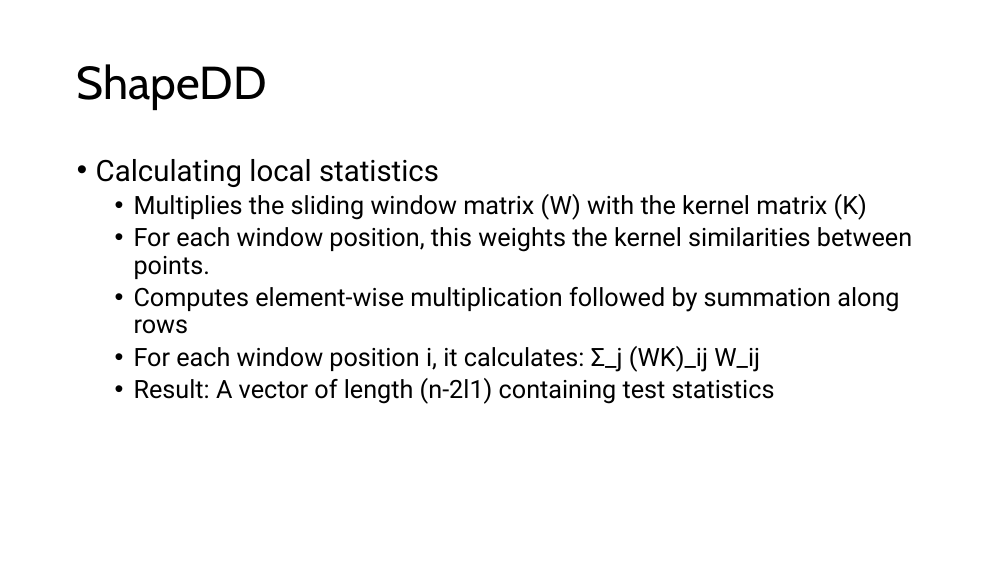
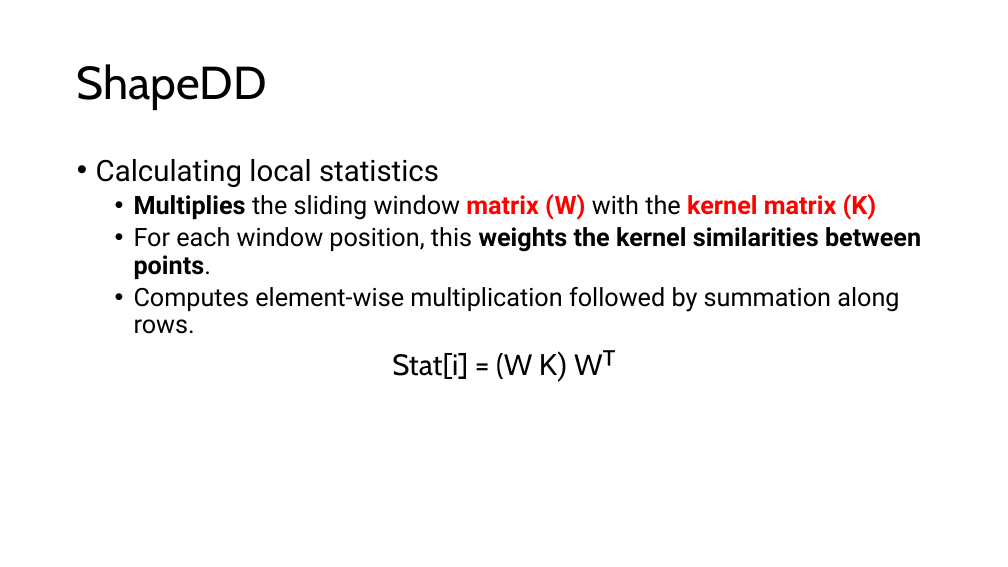
Before and after one commit to neoslusion/One-or-Two-Things-We-Know-about-Concept-Drift, a slide deck: slide 14 of report/Algorithm.pptx. Drawn at 1008x567 pixels with LibreOffice and Linux fonts; fonts in the diff are those of the drawing. Boxes give left, top, right and bottom in pixels: in the first picture for what was removed or moved away, otherwise in the second. Text is boxed around its words. In the diff, an @@ line names an element or a change of style, - is before the commit and + after.

```diff
--- a/report/Algorithm.pptx
+++ b/report/Algorithm.pptx
@@ text at (134, 194, 921, 279): text colour #000000 to #FF0000 in "matrix (W) kernel matrix (K)"; bold on in "Multiplies matrix (W) kernel matrix (K)", "weights the kernel similarities between points." @@
@@ text at (134, 287, 899, 382): text changed @@
-  • Computes element-wise multiplication followed by summation along rows
-  • For each window position i, it calculates: Σ_j (WK)_ij W_ij
-  • Result: A vector of length (n-2l1) containing test statistics
+  • Computes element-wise multiplication followed by summation along rows.
+Stat[i] = (W K) Wᵀ
```
Also in this commit, not shown: 6 other slides changed, 2 slides added, 1 other file.
